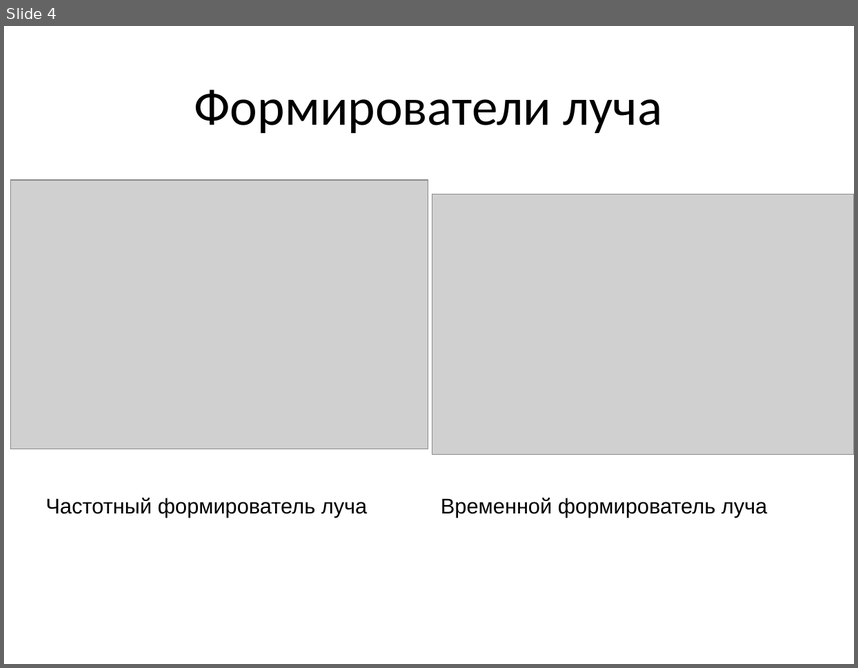
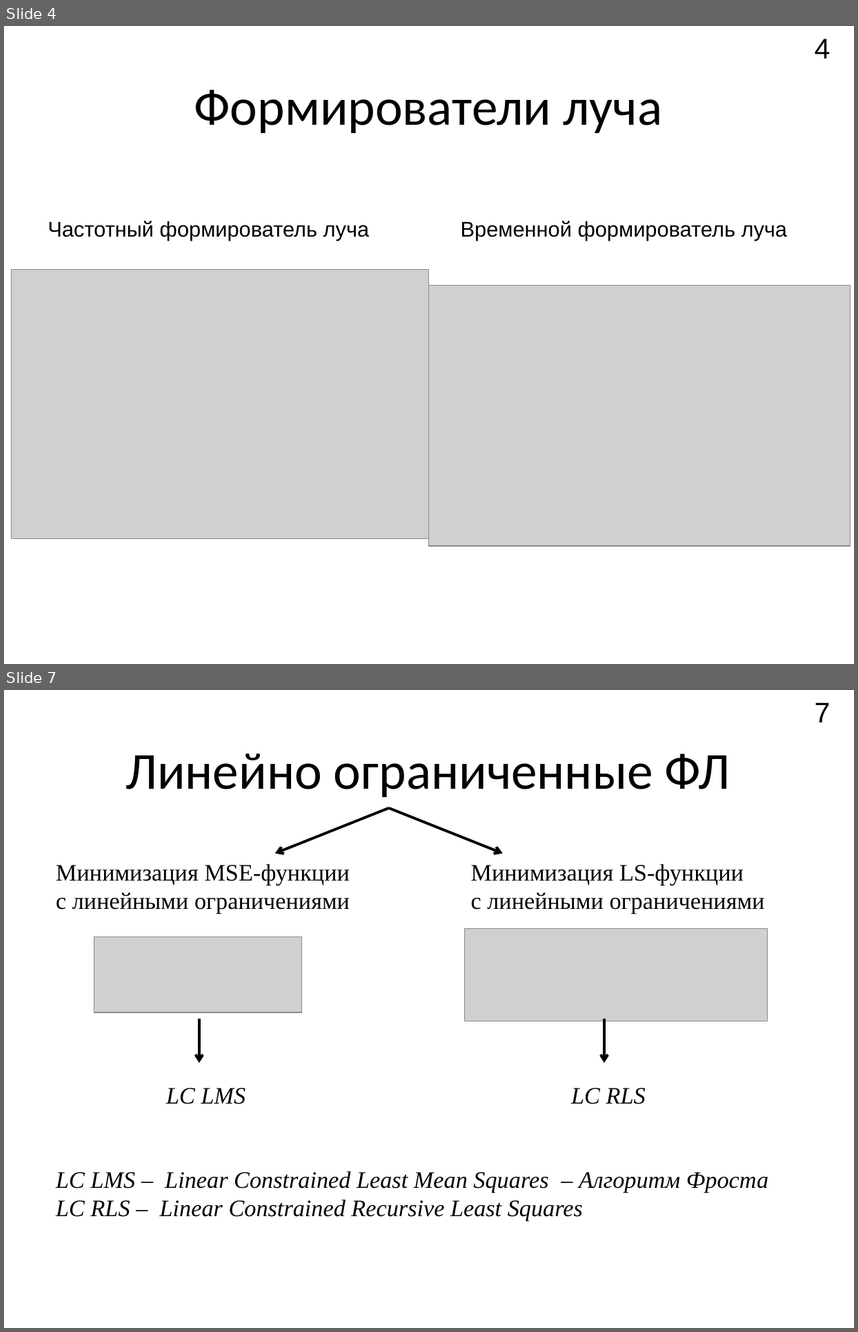
Before and after one commit to Rernamp/microphone_arrays, a slide deck: student_session_2021/Доклад.pptx. Shown one above the other, each under a label of ours: slide 4 before the commit, slides 4 and 7 after it; the slides between them are not shown. The pictures are 858x668 and 858x1332 pixels, drawn with LibreOffice and Linux fonts; fonts in the diff are those of the drawing; grey boxes stand for pictures. Boxes give left, top, right and bottom in pixels: in the first picture for what was removed or moved away, otherwise in the second. Text is boxed around its words. In the diff, an @@ line names an element or a change of style, - is before the commit and + after.

```diff
--- a/student_session_2021/Доклад.pptx
+++ b/student_session_2021/Доклад.pptx
@@ slide 7 added at (x1=4, y1=690, x2=854, y2=1328), background #FFFFFF @@
@@ page number added at (x1=815, y1=702, x2=831, y2=722), 24 pt, text #000000 @@
+7
@@ text added at (x1=125, y1=753, x2=731, y2=797), 44 pt, text #000000 @@
+Линейно ограниченные ФЛ
@@ arrow added from (389, 808) to (275, 854), #000000 2.25 pt @@
@@ arrow added from (389, 808) to (503, 854), #000000 2.25 pt @@
@@ text added at (x1=56, y1=864, x2=350, y2=914), 20 pt, text #000000 @@
+Минимизация MSE-функции
+с линейными ограничениями
@@ text added at (x1=471, y1=864, x2=765, y2=914), 20 pt, text #000000 @@
+Минимизация LS-функции
+с линейными ограничениями
@@ picture added at (x1=94, y1=936, x2=301, y2=1012) @@
@@ picture added at (x1=465, y1=929, x2=769, y2=1021) @@
@@ arrow added from (199, 1018) to (199, 1063), #000000 2.25 pt @@
@@ arrow added from (604, 1018) to (604, 1063), #000000 2.25 pt @@
@@ text added at (x1=166, y1=1087, x2=246, y2=1104), 20 pt, text #000000, italic @@
+LC LMS
@@ text added at (x1=571, y1=1087, x2=646, y2=1104), 20 pt, text #000000, italic @@
+LC RLS
@@ text added at (x1=56, y1=1171, x2=769, y2=1221), 20 pt, text #000000, italic @@
+LC LMS – Linear Constrained Least Mean Squares – Алгоритм Фроста
+LC RLS – Linear Constrained Recursive Least Squares
@@ slide 4 changed as well @@
@@ page number added at (x1=815, y1=38, x2=831, y2=58), 24 pt, text #000000 @@
+4
@@ text "Частотный формирователь луча" moved from (x1=46, y1=497, x2=367, y2=517) to (x1=48, y1=221, x2=369, y2=241) @@
@@ text "Временной формирователь луча" moved from (x1=441, y1=497, x2=767, y2=517) to (x1=461, y1=221, x2=787, y2=241) @@
@@ picture moved from (x1=11, y1=180, x2=428, y2=448) to (x1=12, y1=269, x2=429, y2=538) @@
@@ picture moved from (x1=432, y1=194, x2=854, y2=454) to (x1=429, y1=285, x2=851, y2=546) @@
```
Also in this commit, not shown: 6 other slides changed, 4 other slides added, 5 slides removed.
